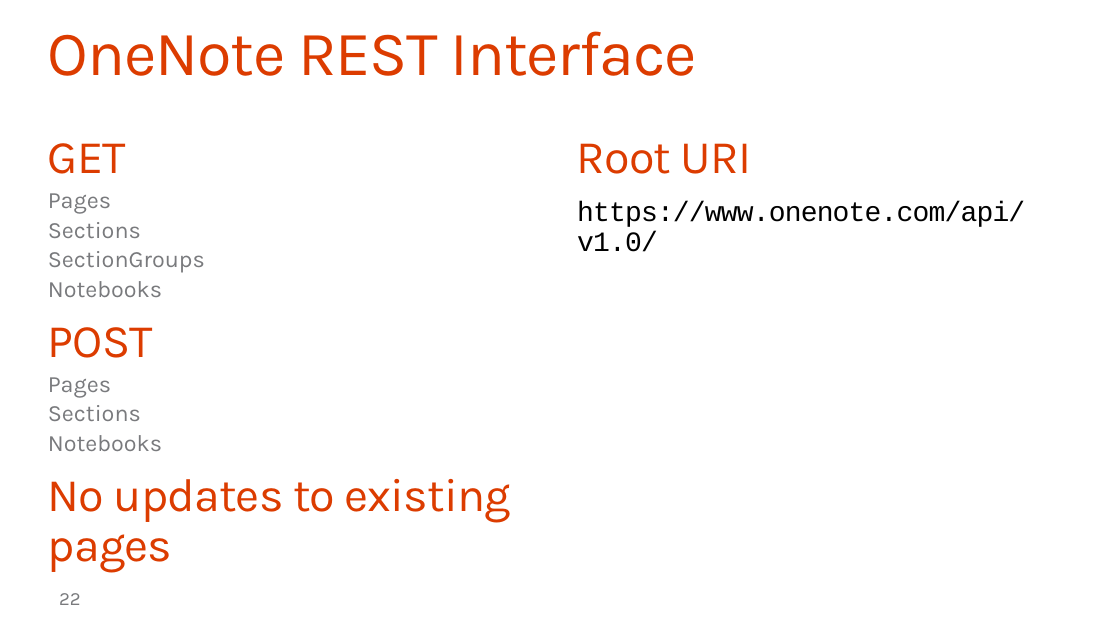
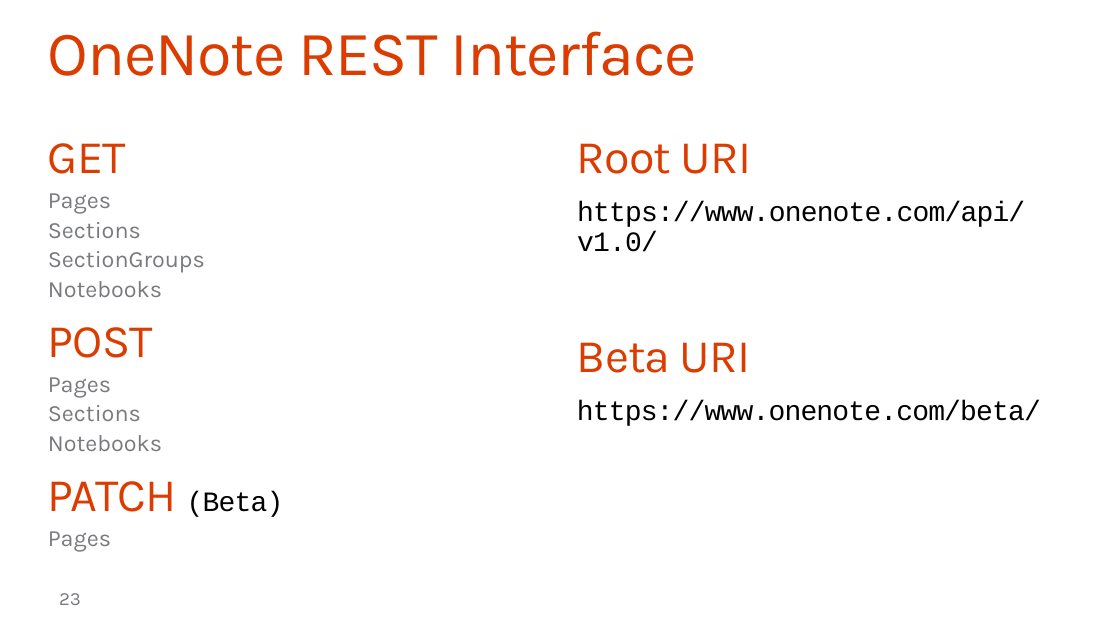
Before and after one commit to OfficeDev/TrainingContent, a slide deck: slide 23 of O3653-7 Deep Dive into the Office 365 APIs for OneNote services/O3653-7 Deep Dive into the Office 365 APIs for OneNote services.pptx (slide 22 before the commit). Drawn at 1120x630 pixels with LibreOffice and Linux fonts; fonts in the diff are those of the drawing; background and template pictures are left out. Boxes give left, top, right and bottom in pixels: in the first picture for what was removed or moved away, otherwise in the second. Text is boxed around its words. In the diff, an @@ line names an element or a change of style, - is before the commit and + after.

```diff
--- a/O3653-7 Deep Dive into the Office 365 APIs for OneNote services/O3653-7 Deep Dive into the Office 365 APIs for OneNote services.pptx
+++ b/O3653-7 Deep Dive into the Office 365 APIs for OneNote services/O3653-7 Deep Dive into the Office 365 APIs for OneNote services.pptx
@@ text at [577, 342, 1041, 426]: paragraphs added @@
+Beta URI
+https://www.onenote.com/beta/
@@ text at [48, 481, 284, 551]: text changed; size 40 to 24 pt; text colour #DC3C00 to #000000 @@
-No updates to existing pages
+PATCH (Beta)
+  Pages
@@ page number at [59, 593, 81, 605]: text changed @@
-22
+23
```
Also in this commit, not shown: 6 other slides changed, 1 slide added.
